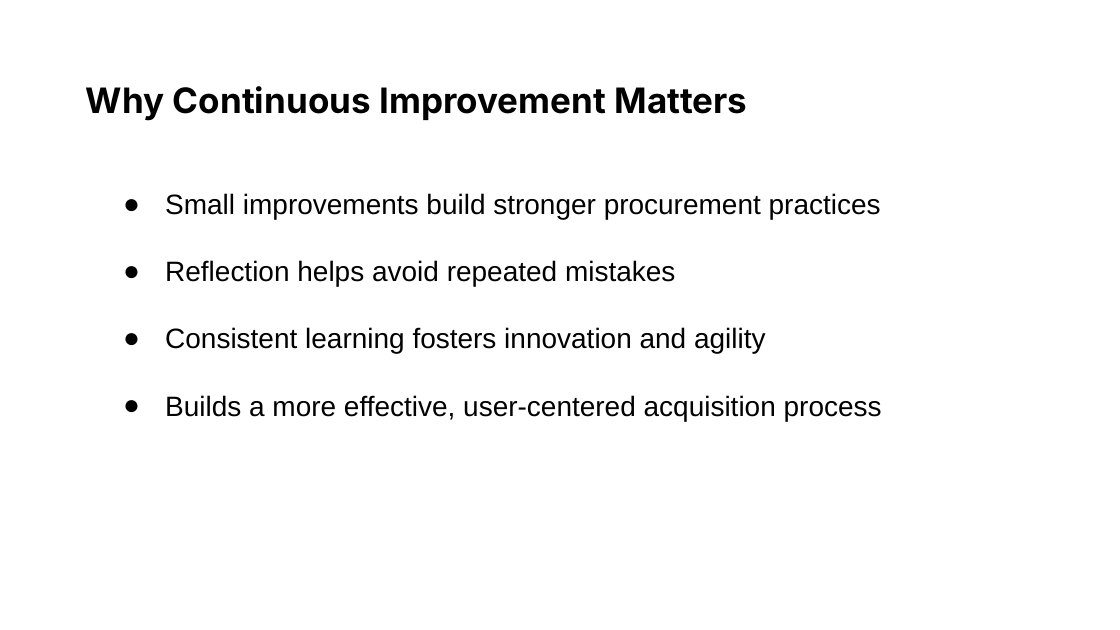
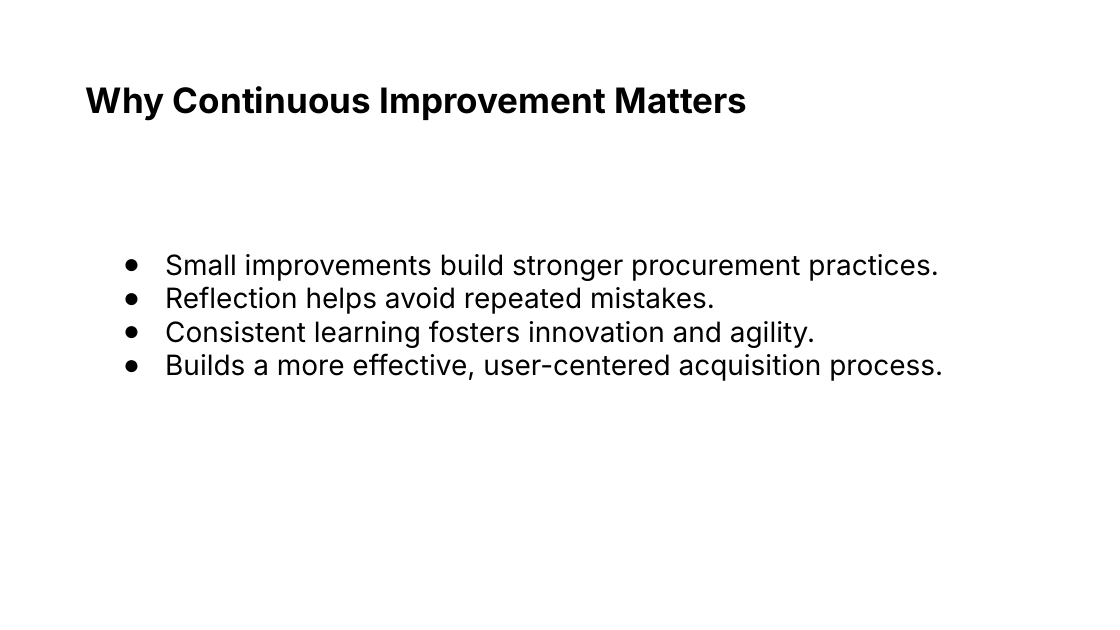
Before and after one commit to usds/ditap-curriculum-update, a slide deck: slide 73 of 3_Curriculum/3A_DITAP-Core-Curriculum/Module-5/In-Class Materials/1_Module 5 Presentation.pptx. Drawn at 1120x630 pixels with LibreOffice and Linux fonts; fonts in the diff are those of the drawing. Boxes give left, top, right and bottom in pixels: in the first picture for what was removed or moved away, otherwise in the second. Text is boxed around its words. In the diff, an @@ line names an element or a change of style, - is before the commit and + after.

```diff
--- a/3_Curriculum/3A_DITAP-Core-Curriculum/Module-5/In-Class Materials/1_Module 5 Presentation.pptx
+++ b/3_Curriculum/3A_DITAP-Core-Curriculum/Module-5/In-Class Materials/1_Module 5 Presentation.pptx
@@ text at box(165, 254, 943, 381): text changed; font Arial to Inter @@
-● Small improvements build stronger procurement practices
-● Reflection helps avoid repeated mistakes
-● Consistent learning fosters innovation and agility
-● Builds a more effective, user-centered acquisition process
+● Small improvements build stronger procurement practices.
+● Reflection helps avoid repeated mistakes.
+● Consistent learning fosters innovation and agility.
+● Builds a more effective, user-centered acquisition process.
```
Also in this commit, not shown: 106 other slides changed, 1 slide added, 1 slide removed, 10 other files.
